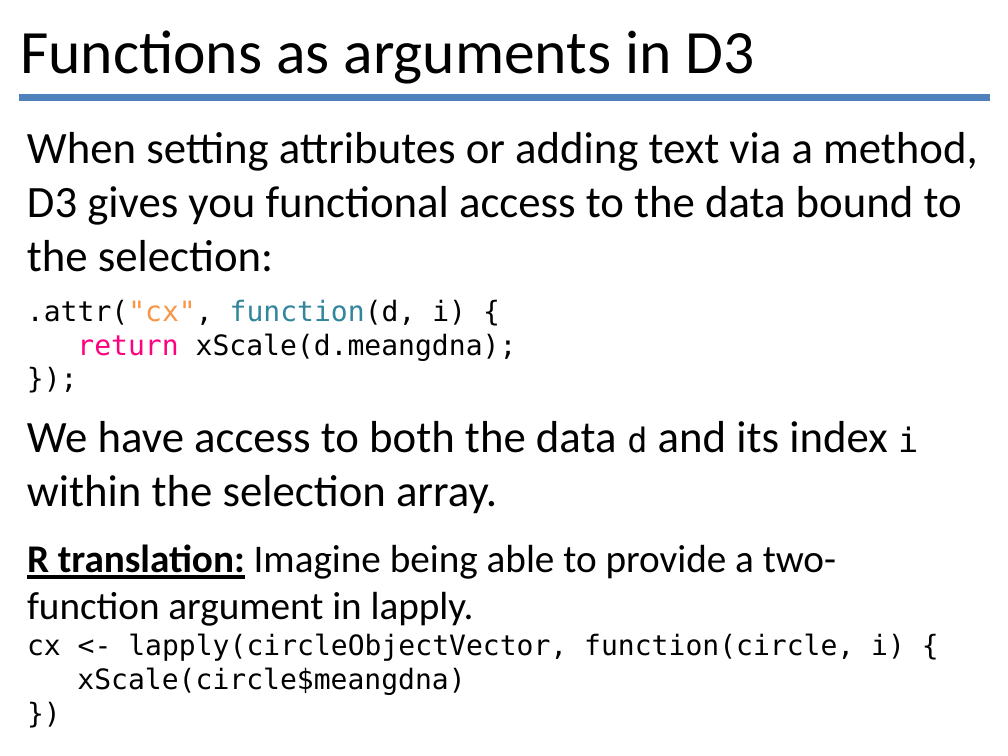
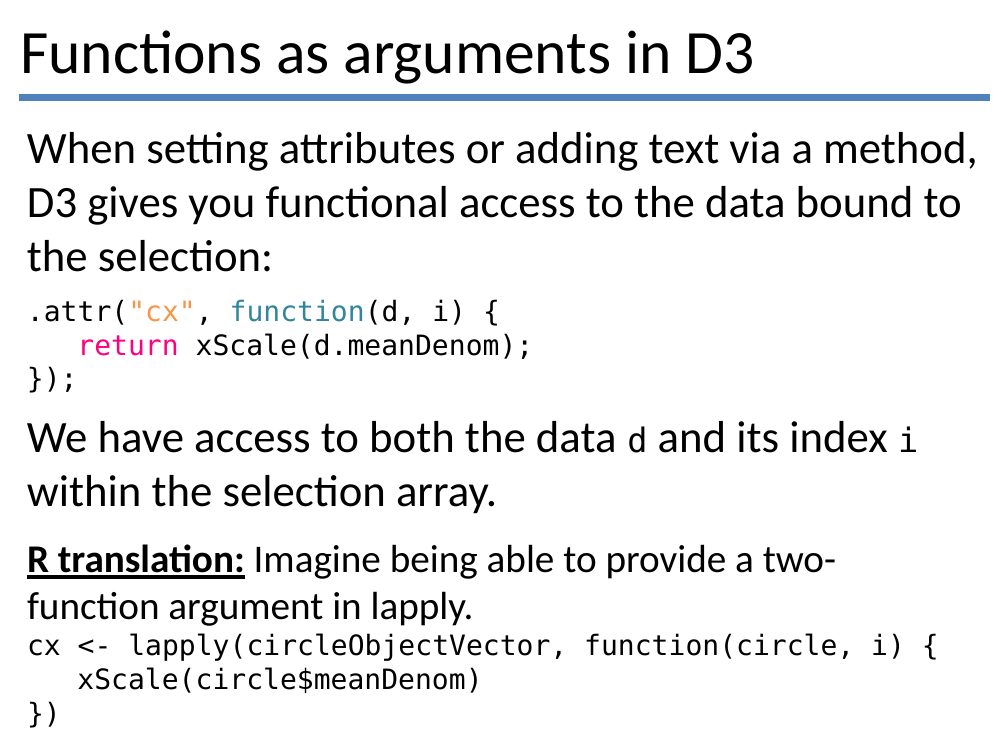
Before and after one commit to lmyint/d3talk, a slide deck: slide 22 of d3.pptx. Drawn at 1008x756 pixels with LibreOffice and Linux fonts; fonts in the diff are those of the drawing. Boxes give left, top, right and bottom in pixels: in the first picture for what was removed or moved away, otherwise in the second. Text is boxed around its words. In the diff, an @@ line names an element or a change of style, - is before the commit and + after.

```diff
--- a/d3.pptx
+++ b/d3.pptx
@@ text at box(77, 333, 534, 359): text changed @@
-return xScale(d.meangdna);
+return xScale(d.meanDenom);
@@ text at box(77, 667, 482, 693): text changed @@
-xScale(circle$meangdna)
+xScale(circle$meanDenom)
```
Also in this commit, not shown: 4 other slides changed.
